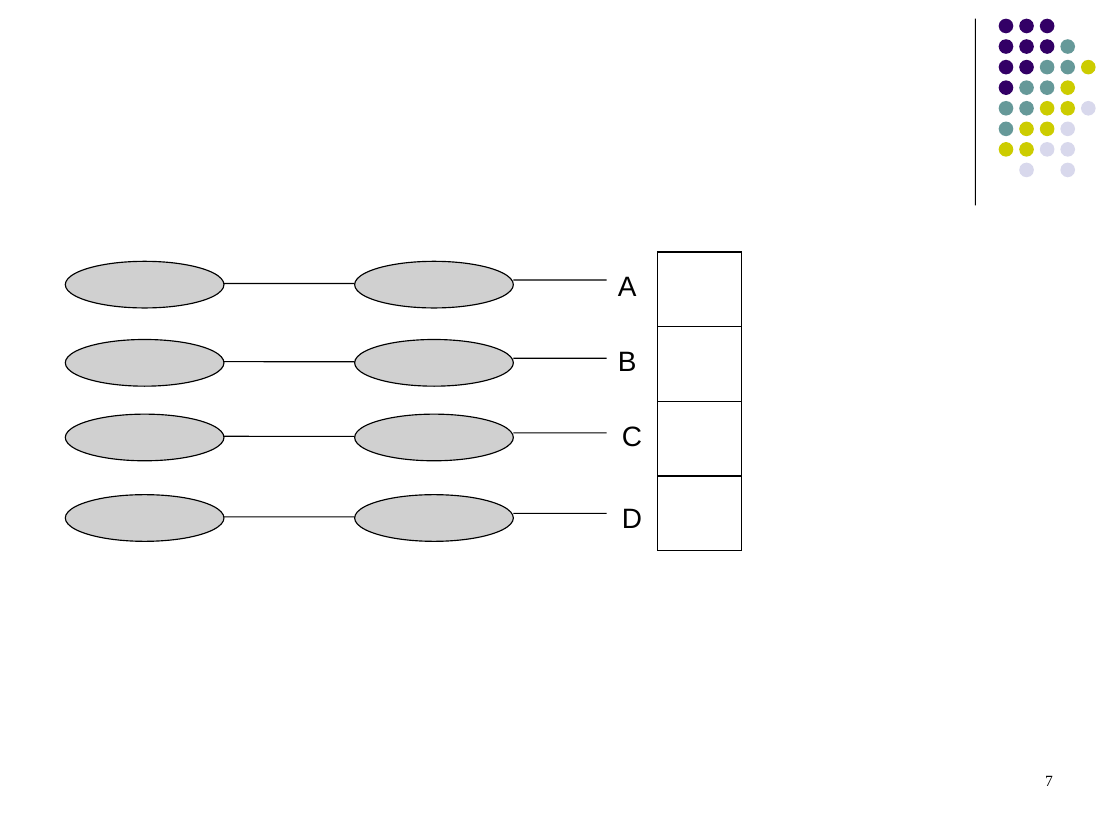
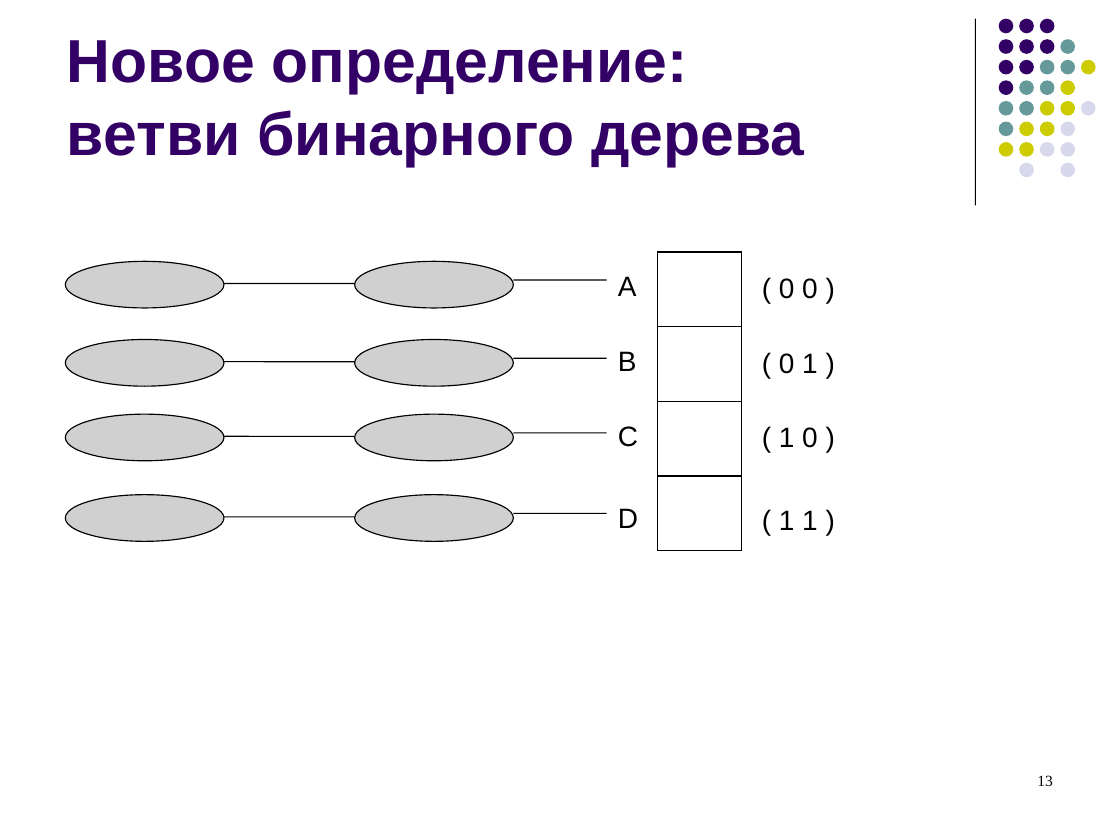
Before and after one commit to kornevgen/tesla-project, a slide deck: slide 13 of papers/Lomonosov-2010/lomonos2010.ppt (slide 7 before the commit). Drawn at 1120x840 pixels with LibreOffice and Linux fonts; fonts in the diff are those of the drawing; grey boxes stand for pictures. Boxes give left, top, right and bottom in pixels: in the first picture for what was removed or moved away, otherwise in the second. Text is boxed around its words. In the diff, an @@ line names an element or a change of style, - is before the commit and + after.

```diff
--- a/papers/Lomonosov-2010/lomonos2010.ppt
+++ b/papers/Lomonosov-2010/lomonos2010.ppt
@@ title added at [67, 40, 804, 167], 39 pt, text #330066, bold @@
+Новое определение: ветви бинарного дерева
@@ text added at [779, 278, 818, 299], 18 pt, text #000000 @@
+( 0 0 )
@@ text added at [779, 353, 818, 374], 18 pt, text #000000 @@
+( 0 1 )
@@ text "C": place and size @@
-text "C" at [622, 426, 642, 447]
+text "C" at [618, 426, 638, 447]
@@ text added at [779, 427, 818, 448], 18 pt, text #000000 @@
+( 1 0 )
@@ text "D": place and size @@
-text "D" at [622, 508, 642, 528]
+text "D" at [618, 508, 638, 528]
@@ text added at [779, 510, 818, 530], 18 pt, text #000000 @@
+( 1 1 )
@@ page number at [1037, 775, 1053, 786]: text changed @@
-7
+13
```
Also in this commit, not shown: 2 other slides changed, 12 slides added, 2 slides removed.
